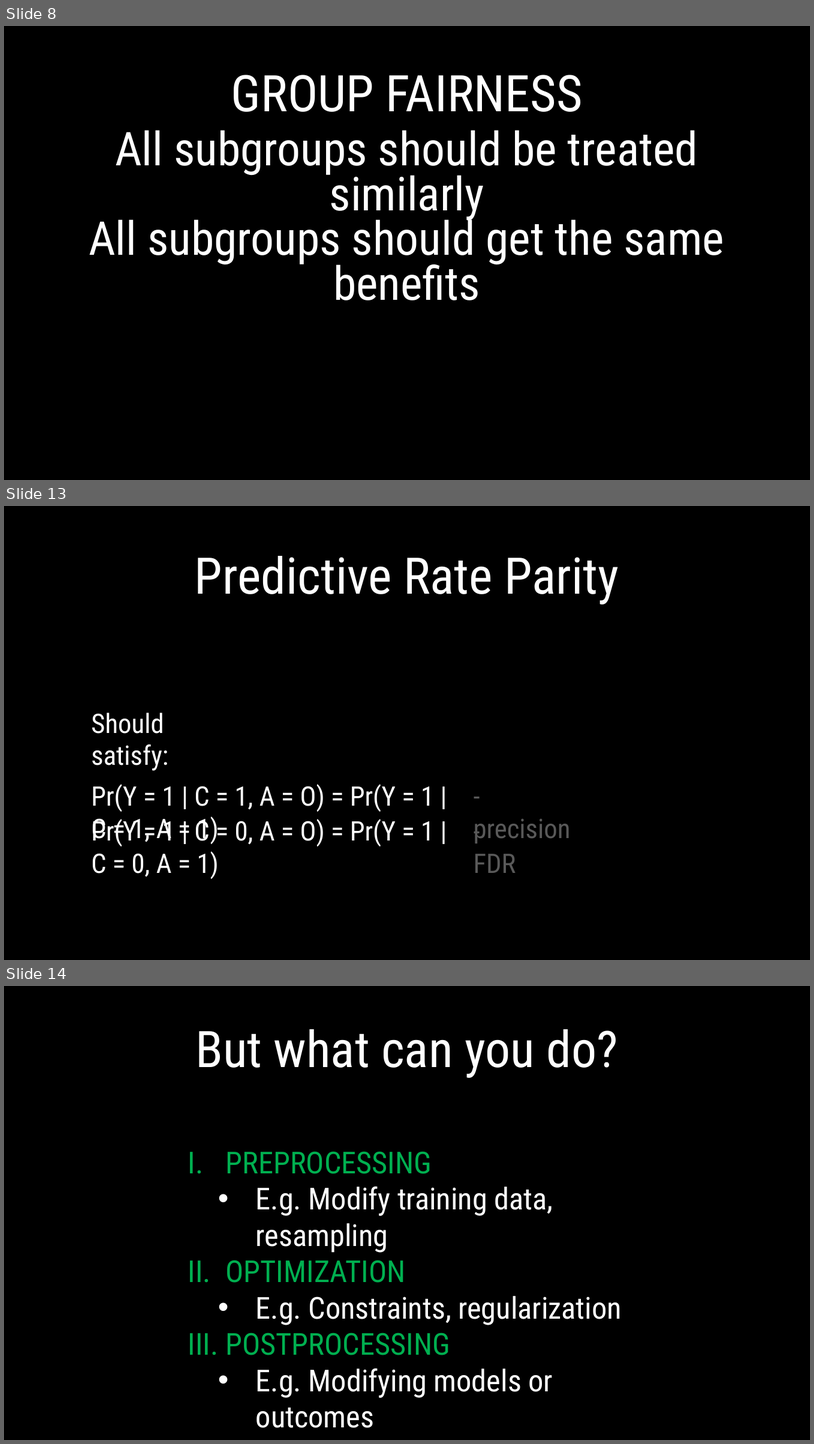
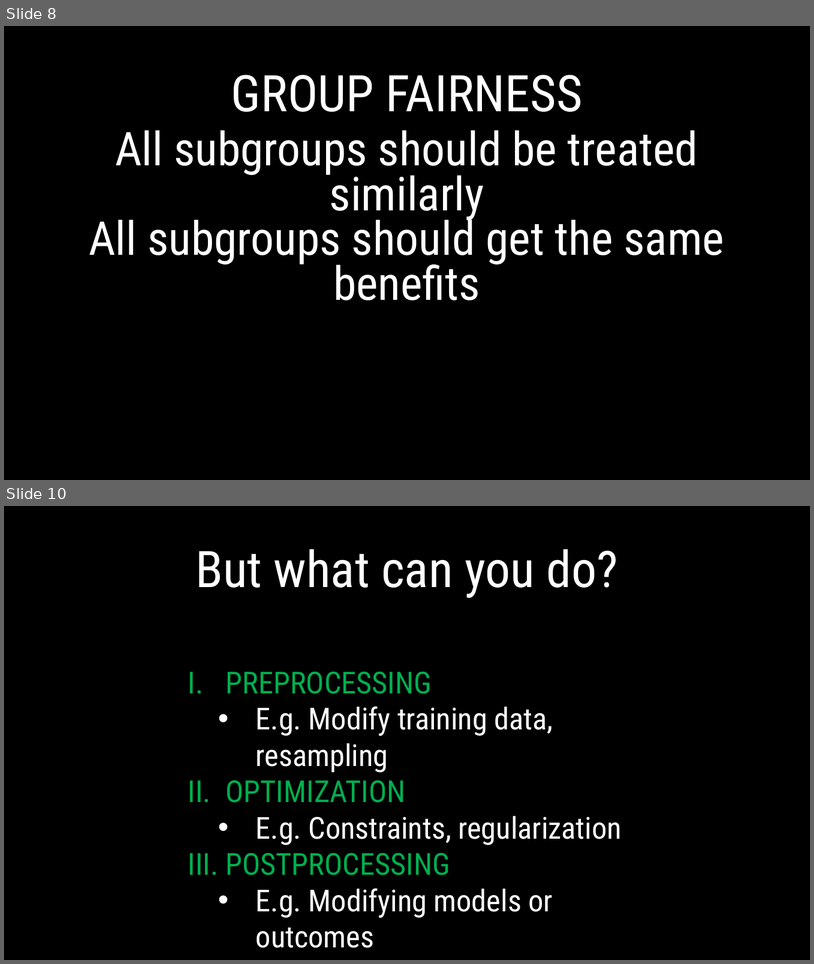
Before and after one commit to Tirgit/D3A_fairness_workshop, a slide deck: slides/D3A_fairness_slides.pptx. Shown one above the other, each under a label of ours: slides 8, 13 and 14 before the commit, slides 8 and 10 after it; the slides between them are not shown. The pictures are 814x1444 and 814x964 pixels, drawn with LibreOffice and Linux fonts; fonts in the diff are those of the drawing. Boxes give left, top, right and bottom in pixels: in the first picture for what was removed or moved away, otherwise in the second. Text is boxed around its words. In the diff, an @@ line names an element or a change of style, - is before the commit and + after.

```diff
--- a/slides/D3A_fairness_slides.pptx
+++ b/slides/D3A_fairness_slides.pptx
@@ slide 13 removed at <box>4,506,810,960</box>, background #000000 @@
@@ text removed at <box>195,556,619,604</box> @@
-Predictive Rate Parity
@@ text removed at <box>91,712,168,771</box> @@
-Should satisfy:
@@ text removed at <box>91,784,434,841</box> @@
-Pr(Y = 1 | C = 1, A = O) = Pr(Y = 1 | C = 1, A = 1)
@@ text removed at <box>91,816,434,879</box> @@
-Pr(Y = 1 | C = 0, A = O) = Pr(Y = 1 | C = 0, A = 1)
@@ text removed at <box>474,819,571,843</box> @@
-- precision
@@ text removed at <box>474,853,516,873</box> @@
-- FDR
@@ what was slide 14 is now slide 10 @@
```
Also in this commit, not shown: 2 slides changed, 3 other slides removed.
